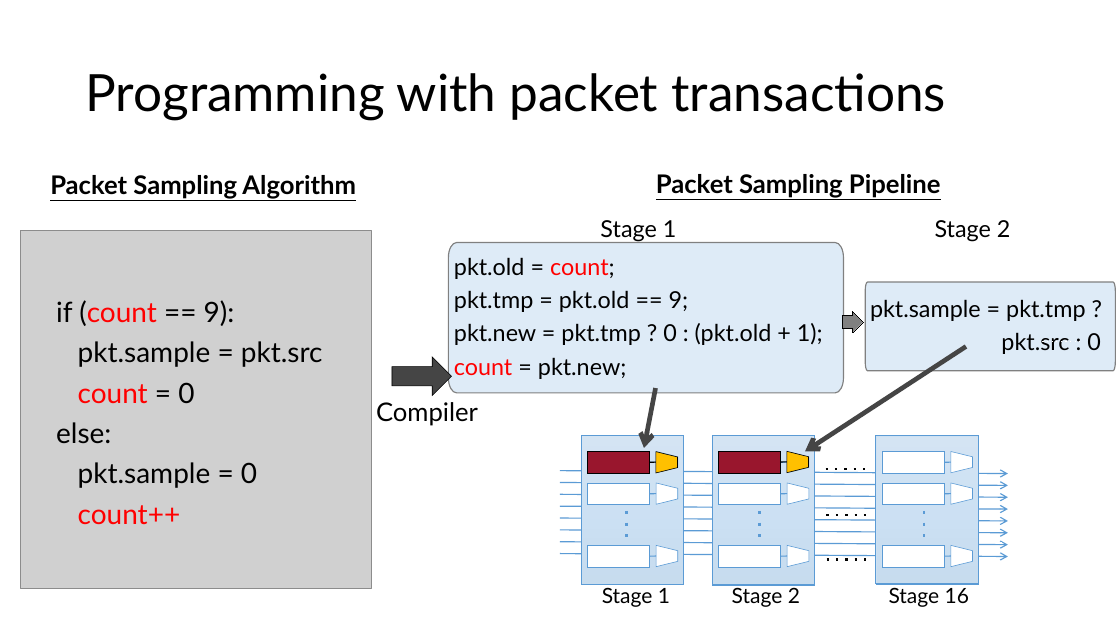
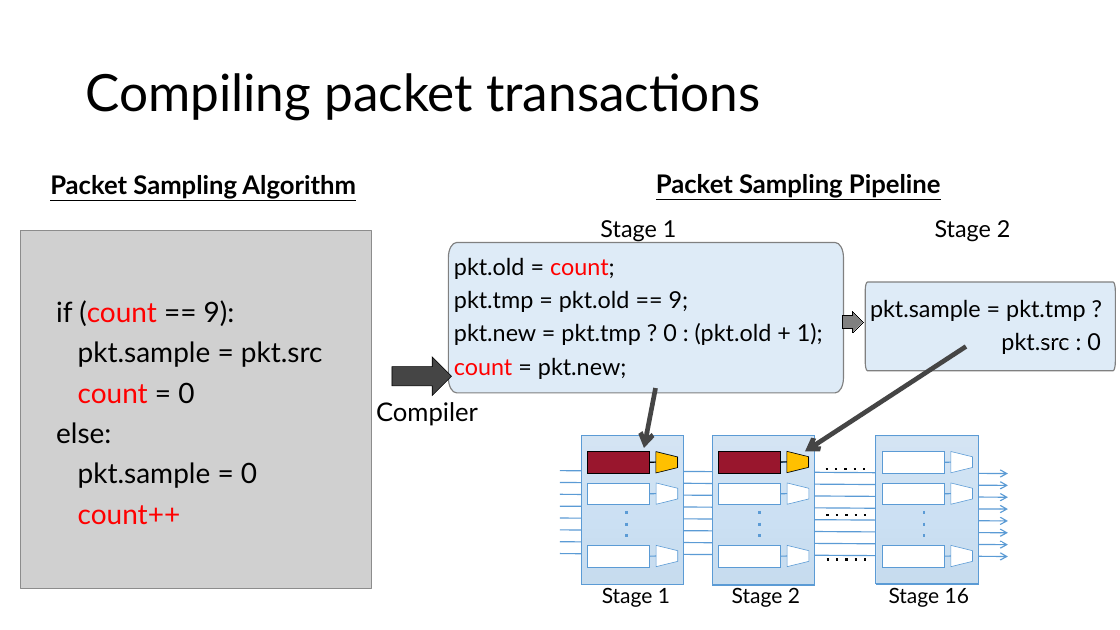
Before and after one commit to anirudhSK/pifo-domino-marple-ppts, a slide deck: slide 16 of domino_sigcomm.pptx. Drawn at 1120x630 pixels with LibreOffice and Linux fonts; fonts in the diff are those of the drawing; grey boxes stand for pictures. Boxes give left, top, right and bottom in pixels: in the first picture for what was removed or moved away, otherwise in the second. Text is boxed around its words. In the diff, an @@ line names an element or a change of style, - is before the commit and + after.

```diff
--- a/domino_sigcomm.pptx
+++ b/domino_sigcomm.pptx
@@ title at <box>85,73,761,120</box>: text changed @@
-Programming with packet transactions
+Compiling packet transactions
```
